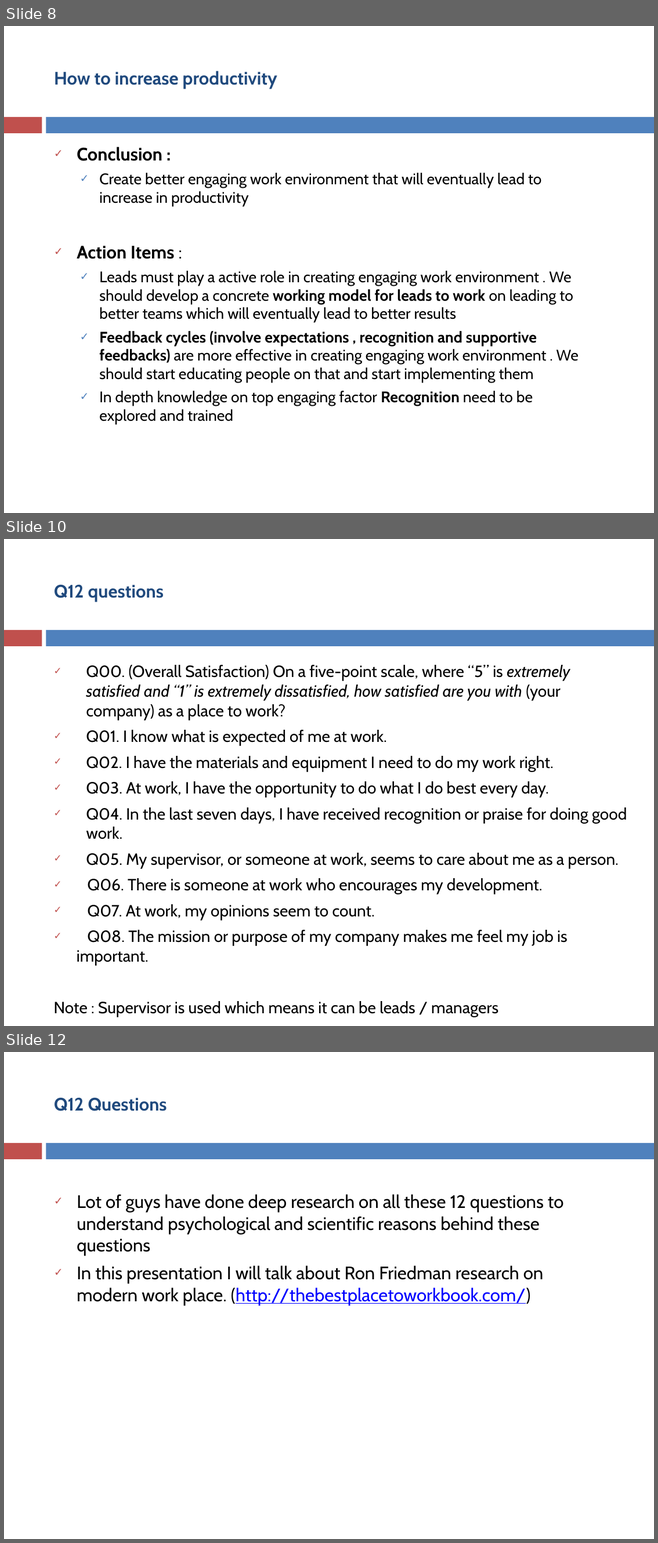
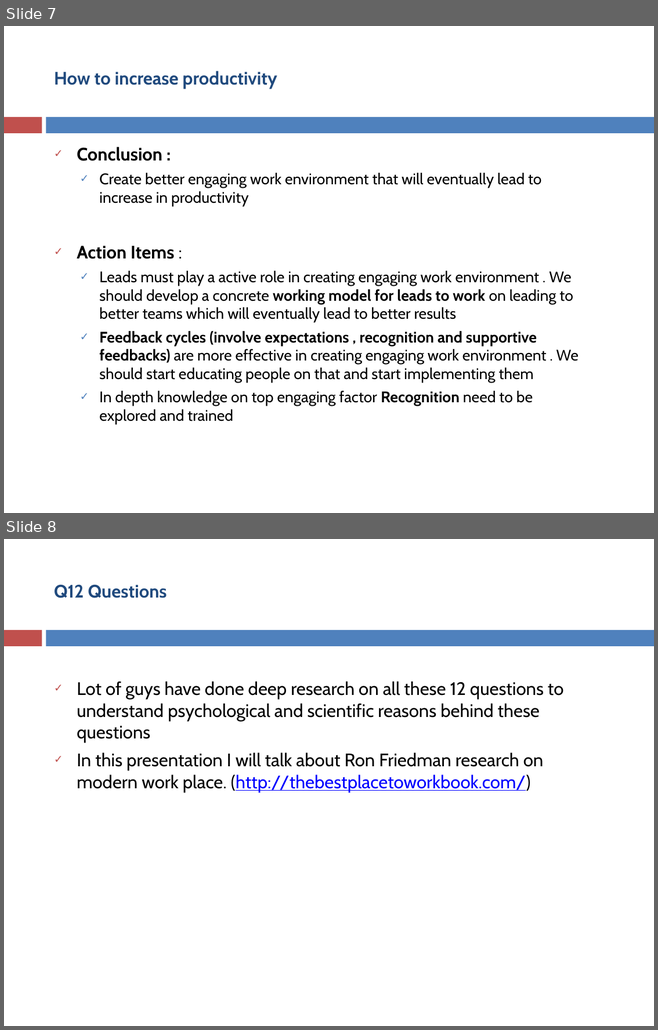
Before and after one commit to asakala/notes, a slide deck: Prokarma/Magnetic Work Environment.pptx. Shown one above the other, each under a label of ours: slides 8, 10 and 12 before the commit, slides 7 and 8 after it; the slides between them are not shown. The pictures are 658x1543 and 658x1030 pixels, drawn with LibreOffice and Linux fonts; fonts in the diff are those of the drawing. Boxes give left, top, right and bottom in pixels: in the first picture for what was removed or moved away, otherwise in the second. Text is boxed around its words. In the diff, an @@ line names an element or a change of style, - is before the commit and + after.

```diff
--- a/Prokarma/Magnetic Work Environment.pptx
+++ b/Prokarma/Magnetic Work Environment.pptx
@@ slide 10 removed at box(4, 539, 654, 1026), background #FFFFFF; not listed: 2 template elements that a slide beside it also shows @@
@@ title removed at box(54, 584, 164, 602) @@
-Q12 questions
@@ text removed at box(76, 665, 626, 965) @@
-✓ Q00. (Overall Satisfaction) On a five-point scale, where “5” is extremely satisfied and “1” is extremely dissatisfied, how satisfied are you with (your company) as a place to work?
-✓ Q01. I know what is expected of me at work.
-✓ Q02. I have the materials and equipment I need to do my work right.
-✓ Q03. At work, I have the opportunity to do what I do best every day.
-✓ Q04. In the last seven days, I have received recognition or praise for doing good work.
-✓ Q05. My supervisor, or someone at work, seems to care about me as a person.
-✓ Q06. There is someone at work who encourages my development.
-✓ Q07. At work, my opinions seem to count.
-✓ Q08. The mission or purpose of my company makes me feel my job is important.
-Note : Supervisor is used which means it can be leads / managers
@@ what was slide 8 is now slide 7 @@
@@ what was slide 12 is now slide 8 @@
```
Also in this commit, not shown: 1 slide changed, 4 other slides removed, 16 other files.
